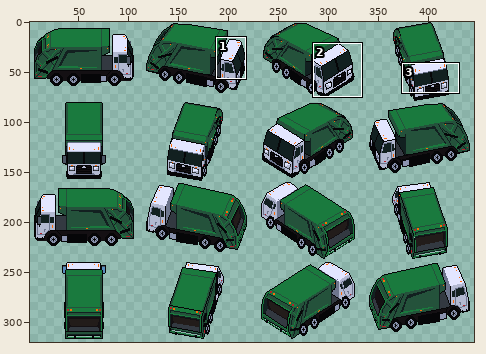
Two versions of one sprite sheet, assets/aseprite/truck.png. The picture above shows the old version from afar; the outline marks the close-up.
Close-up. Before the edit:
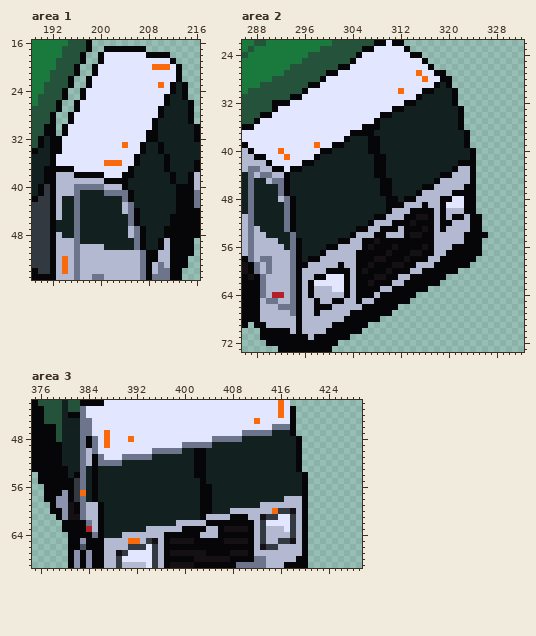
The file is 448x320 pixels. Shown: area 1: x 189..216, y 16..55; area 2: x 286..332, y 22..73; area 3: x 375..429, y 42..69. The wide view leaves out empty margins. The commit also changed other parts of the picture, which this record leaves out.
After:
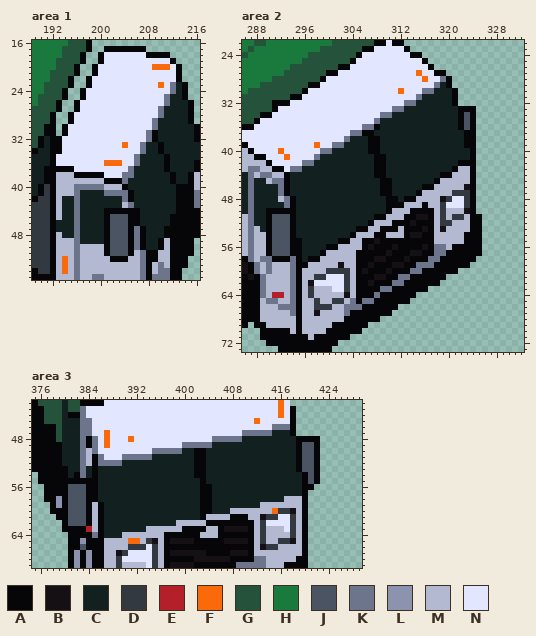
Palette (. is transparent): A #060608  B #141013  C #122020  D #333941  E #b4202a  F #fa6a0a  G #24523b  H #1a7a3e  J #4a5462  K #6d758d  L #8b93af  M #b3b9d1  N #e3e6ff
From old to new:
Changed rows in their new state; - is an unchanged pixel.
Area 1:
first column x 204:
23 --------K
24 --------K
25 -------K-
26 -------K-
27 ------K--
28 ------K--
29 -----K---
30 -----K---
31 ----K----
32 ----K----
33 ---K-----
34 ---K-----
35 --K------
36 --K------
37 -K-------
38 KK-------
39 K--------
first column x 201:
44 AAAAA
45 AJJJA
46 AJJJA
47 AJJJA
48 AJJJA
49 AJJJA
50 AJJJA
51 AJJJA
52 -AAA-
Area 2:
first column x 290:
28 -----------------------------K-------
29 ----------------------------K--------
30 --------------------------KK---------
31 -------------------------K-----------
32 -----------------------KK------------
33 ---------------------KK----------AA--
34 -------------------KK------------JA--
35 ------------------K--------------JA--
36 ----------------KK---------------JA--
37 --------------KK------------------A--
38 -------------K--------------------A--
39 -----------KK---------------------A--
40 ---------KK--------------------------
41 --------K----------------------------
42 ------KK-----------------------------
43 ----KK-------------------------------
46 ---------------------------------B---
47 -------------------------------DDD---
48 -----------------------------BD--D---
49 -----------------------------D---D---
50 AAAA-------------------------D---B---
51 AJJJ-------------------------D-DD----
52 AJJJ-------------------------DD------
53 AJJJ-------------------------B-------
54 AJJJA-------------------------------.
55 AJJJA--------------------------------
56 AJJJA-----------------------KK-------
57 AJJJA-----------------------KK-------
58 -AAA-----------------------KK--------
59 ------------B------------KKK---------
60 ----------DDDD----------KK-----------
61 --------DD---D--------KK-------------
62 -------B-----D-------KK--------------
63 -------D-----D-----KK----------------
64 -------D-----B----K------------------
65 --------D--DD-K-KK-------------------
66 --------DDD--KKK---------------------
67 --------B----K-----------------------
Area 3:
first column x 380:
48 ----------------------------------------AAA
49 ----------------------------------------JJA
50 ----------------------------------------JJA
51 ----------------------------------------JJA
52 ----------------------------------------JJA
53 ----------------------------------------JJA
54 -----------------------------------------JA
55 --AAA------------------------------------JA
56 -JJJA------------------------------------A-
57 AJJJA--------------------------------------
58 AJJJA--------------------------------------
59 AJJJA--------------------------------------
60 AJJJA--------------------------------------
61 AJJJA--------------------------------------
62 -JJJA--------------------------------------
Pixel boxes of the changes (left, top, right, bottom) in both close-ups:
changed: (122, 82, 176, 184)
changed: (104, 208, 134, 262)
changed: (290, 76, 476, 172)
changed: (266, 184, 488, 316)
added: (302, 436, 320, 490)
changed: (62, 478, 92, 526)
